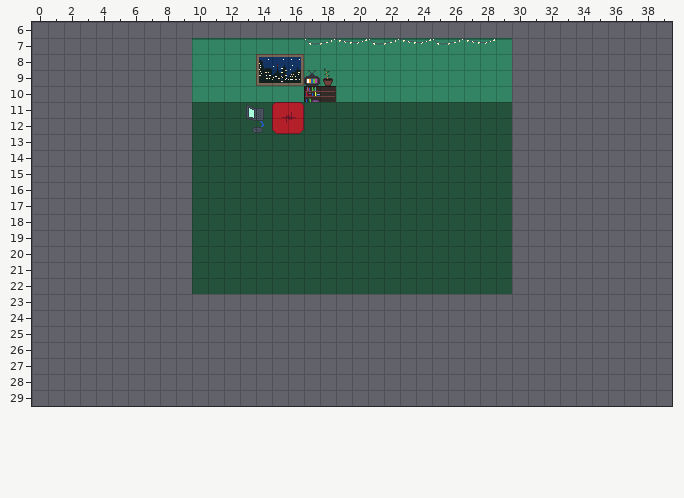
Tiled map -- core/assets/tile/Map.tmx. Above, as it was before the edit.
Cells are 16x16 px. Shown: x 0..39, y 6..29.
New version:
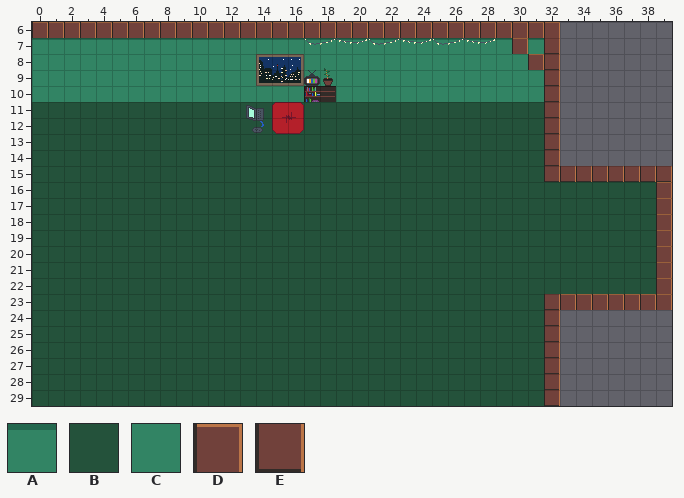
Key: from "sprite_sheet": A 0, B 1, C 20, D 40, E 60.
_ is an empty cell, . an unchanged one.
From old to new:
--- layer "Map"
@@ x 0..39 @@
- 6 _________________________________.......
- 7 __________....................___.......
- 8 __________....................___.......
- 9 __________....................___.......
-10 __________....................___.......
-11 __________....................___.......
-12 __________....................___.......
-13 __________....................___.......
-14 __________....................___.......
-15 __________....................__________
-16 __________....................__________
-17 __________....................__________
-18 __________....................__________
-19 __________....................__________
-20 __________....................__________
-21 __________....................__________
-22 __________....................__________
-23 ________________________________________
-24 _________________________________.......
-25 _________________________________.......
-26 _________________________________.......
-27 _________________________________.......
-28 _________________________________.......
-29 _________________________________.......
+ 6 DDDDDDDDDDDDDDDDDDDDDDDDDDDDDDDDD.......
+ 7 AAAAAAAAAA....................DAE.......
+ 8 CCCCCCCCCC....................CDE.......
+ 9 CCCCCCCCCC....................CCE.......
+10 CCCCCCCCCC....................CCE.......
+11 BBBBBBBBBB....................BBE.......
+12 BBBBBBBBBB....................BBE.......
+13 BBBBBBBBBB....................BBE.......
+14 BBBBBBBBBB....................BBE.......
+15 BBBBBBBBBB....................BBEEEEEEEE
+16 BBBBBBBBBB....................BBBBBBBBBD
+17 BBBBBBBBBB....................BBBBBBBBBD
+18 BBBBBBBBBB....................BBBBBBBBBD
+19 BBBBBBBBBB....................BBBBBBBBBD
+20 BBBBBBBBBB....................BBBBBBBBBD
+21 BBBBBBBBBB....................BBBBBBBBBD
+22 BBBBBBBBBB....................BBBBBBBBBD
+23 BBBBBBBBBBBBBBBBBBBBBBBBBBBBBBBBEDDDDDDD
+24 BBBBBBBBBBBBBBBBBBBBBBBBBBBBBBBBE.......
+25 BBBBBBBBBBBBBBBBBBBBBBBBBBBBBBBBE.......
+26 BBBBBBBBBBBBBBBBBBBBBBBBBBBBBBBBE.......
+27 BBBBBBBBBBBBBBBBBBBBBBBBBBBBBBBBE.......
+28 BBBBBBBBBBBBBBBBBBBBBBBBBBBBBBBBE.......
+29 BBBBBBBBBBBBBBBBBBBBBBBBBBBBBBBBE.......
Pixel boxes of the changes (left, top, right, bottom) in both pictures:
added: (32, 22, 672, 406)
